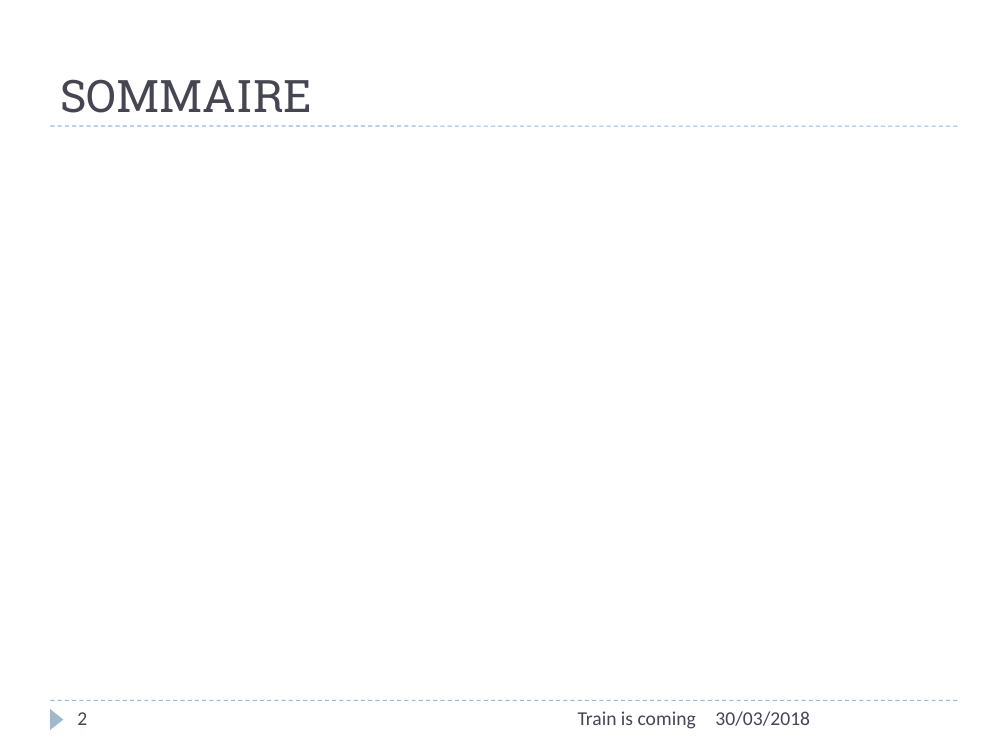
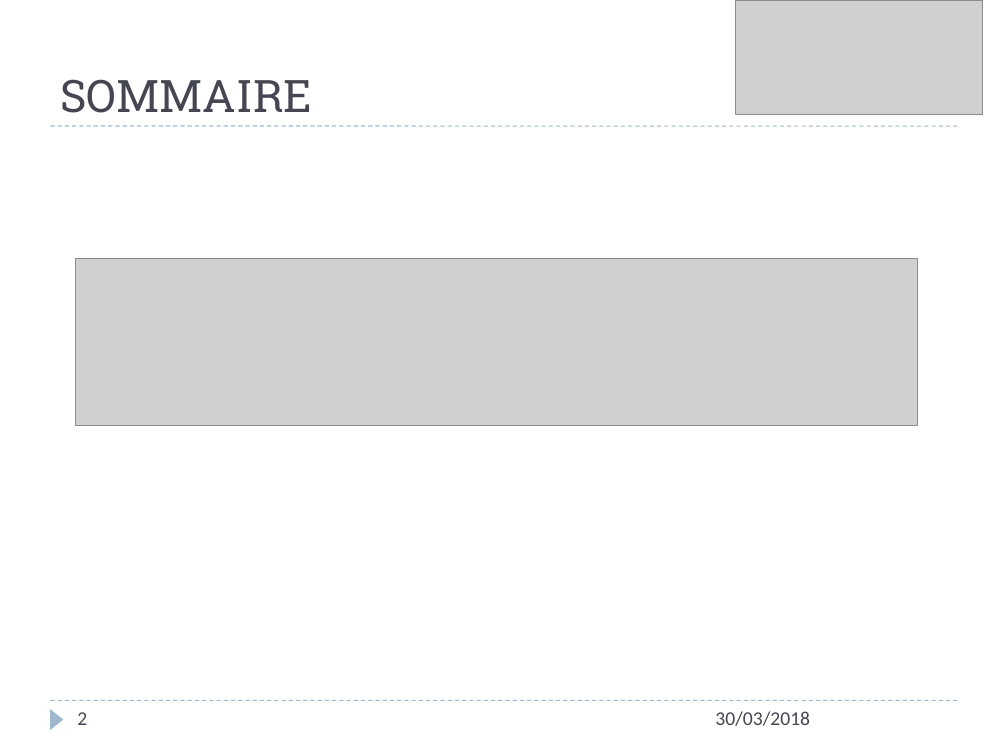
Before and after one commit to vvirole/GPI---2018---Simulation-de-Trains-Automatis-s, a slide deck: slide 2 of GPI - 2K18/Présentation – Gestion de Projet Informatique.pptx. Drawn at 1008x756 pixels with LibreOffice and Linux fonts; fonts in the diff are those of the drawing; grey boxes stand for pictures. Boxes give left, top, right and bottom in pixels: in the first picture for what was removed or moved away, otherwise in the second. Text is boxed around its words. In the diff, an @@ line names an element or a change of style, - is before the commit and + after.

```diff
--- a/GPI - 2K18/Présentation – Gestion de Projet Informatique.pptx
+++ b/GPI - 2K18/Présentation – Gestion de Projet Informatique.pptx
@@ picture added at (735,0,982,114) @@
@@ picture added at (76,258,917,425) @@
@@ text removed at (578,711,696,729) @@
-Train is coming
```
Also in this commit, not shown: 11 other slides changed, 2 slides added, 2 slides removed, 3 other files.
